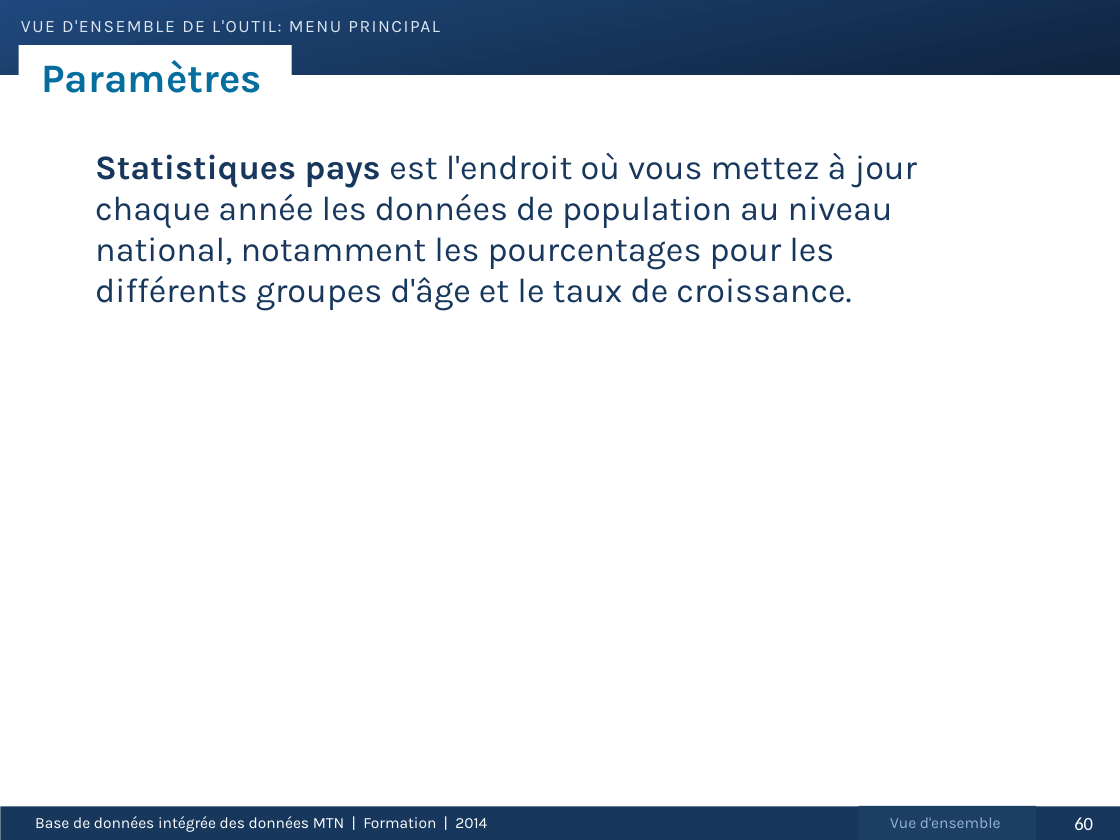
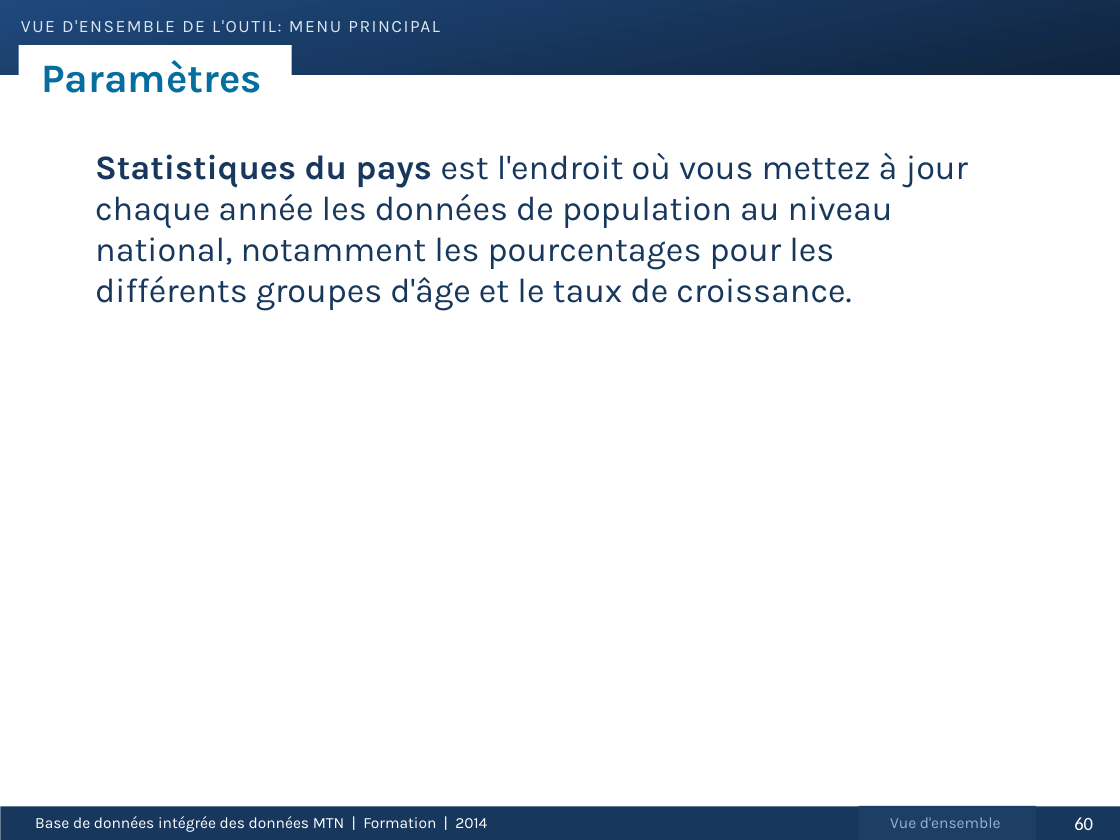
Before and after one commit to ericjohnolson/NadaNtd, a slide deck: slide 60 of Nada.UI/View/Help/TrainingPPT_080814_French.pptx. Drawn at 1120x840 pixels with LibreOffice and Linux fonts; fonts in the diff are those of the drawing. Boxes give left, top, right and bottom in pixels: in the first picture for what was removed or moved away, otherwise in the second. Text is boxed around its words. In the diff, an @@ line names an element or a change of style, - is before the commit and + after.

```diff
--- a/Nada.UI/View/Help/TrainingPPT_080814_French.pptx
+++ b/Nada.UI/View/Help/TrainingPPT_080814_French.pptx
@@ text at [95,153,968,311]: text changed @@
-Statistiques pays est l'endroit où vous mettez à jour chaque année les données de population au niveau national, notamment les pourcentages pour les différents groupes d'âge et le taux de croissance.
+Statistiques du pays est l'endroit où vous mettez à jour chaque année les données de population au niveau national, notamment les pourcentages pour les différents groupes d'âge et le taux de croissance.
```
Also in this commit, not shown: 61 other slides changed.
